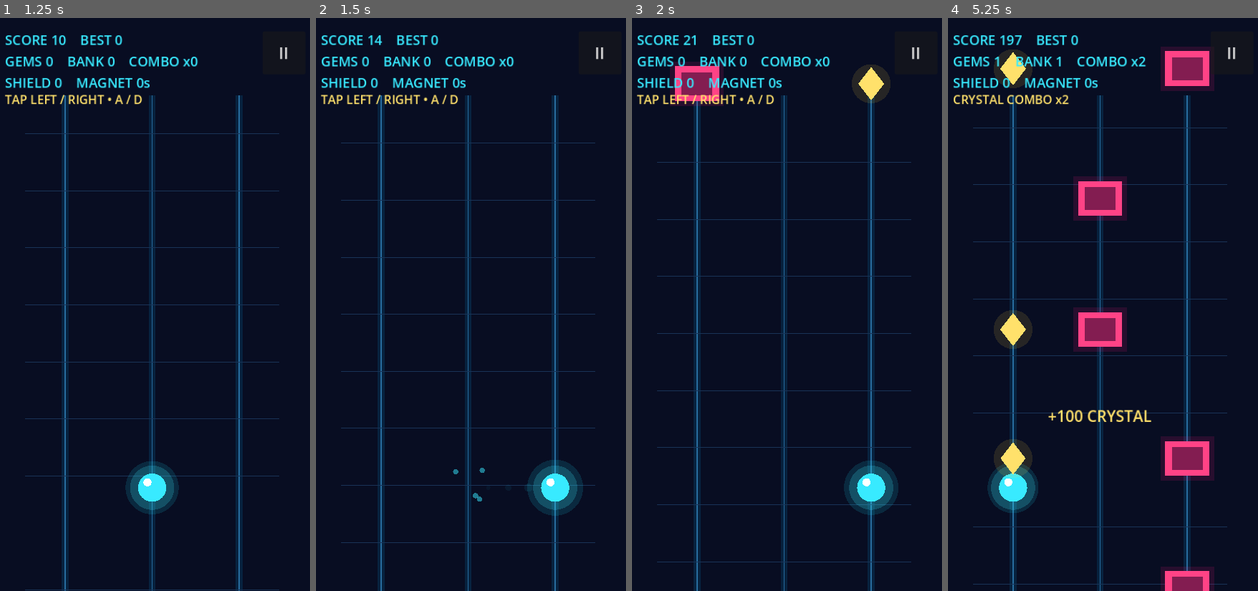
Above: before the commit, frames 1-4 (left to right).
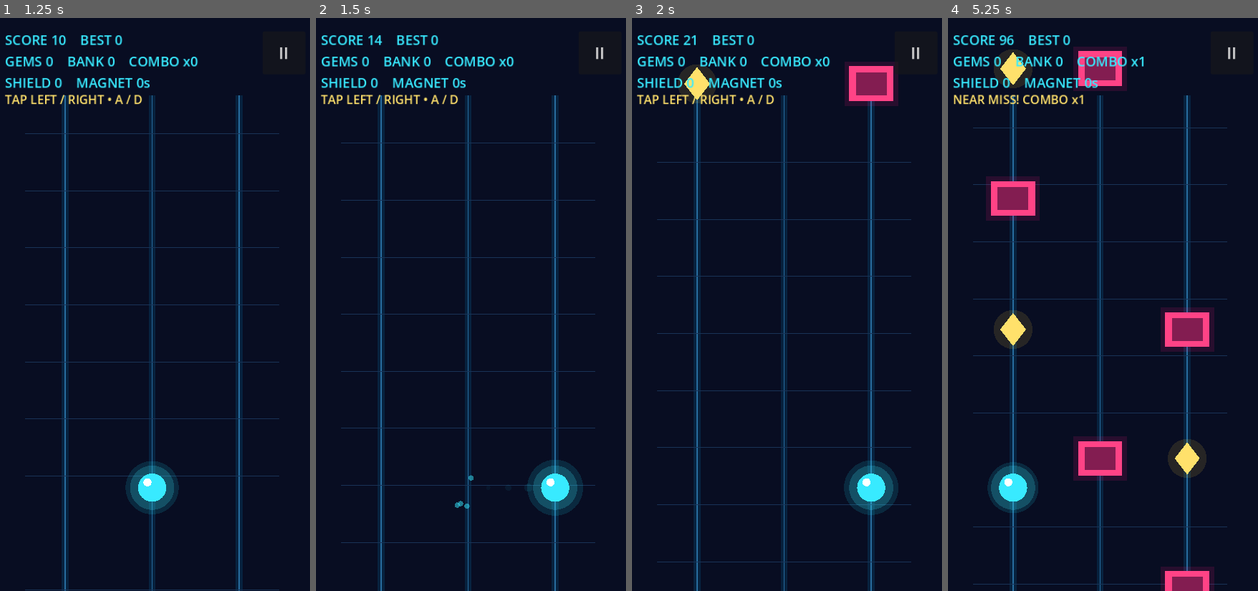
Above: after the commit, the same moments.

Repository: JoshKing15/neon-rush-android
Game: Godot game, scene res://scenes/main.tscn
The game is run twice, just before and just after one commit, with the same random seed, the same clock (stepped at 60 frames per second) and the same inputs.
Inputs (mouse positions are in pixels of both pictures, inside the frame that each line leads up to):
- Up to frame 1 (1.25 s): click "PLAY" at 0.5 s
- Up to frame 2 (1.5 s): move the mouse to (539, 275) at 1.27 s; hold D (move_right) from 1.28 s (still down); click (539, 275) at 1.42 s
- Up to frame 3 (2 s): keep holding D (move_right)
- Up to frame 4 (5.25 s): move the mouse to (1034, 333) at 2.02 s; release D (move_right) at 2.03 s; hold A (move_left) 2.03-2.78 s; move the mouse to (1130, 178) at 2.77 s; hold D (move_right) 2.78-4.28 s; move the mouse to (1084, 419) at 3.52 s; click (1084, 419) at 3.67 s; move the mouse to (1196, 390) at 4.27 s; hold A (move_left) from 4.28 s (still down); move the mouse to (1003, 218) at 5.02 s

Frame 1 is identical in both runs. In frame 2, 0.1% of the frame differs, in the area x 44-55%, y 78-86%; in frame 3, 2.4%; in frame 4, 12%, in the area x 1-86%, y 3-81%.

Commit message:
Fix reachable pattern suffix, swept block collisions and restart; isolate FX RNG

Diff:
--- a/scripts/game.gd
+++ b/scripts/game.gd
@@ -30,6 +30,8 @@
 const HARD := [["XX.", ".X.", "X.."], [".XX", "X..", "..X"], ["X.X", ".X.", "X.X"], ["..X", "X..", "..X"]]
 
 var rng := RandomNumberGenerator.new()
+var fx_rng := RandomNumberGenerator.new()
+var last_collision: Dictionary = {}
 var objects: Array[Dictionary] = []
 var lane := 1
 var player_x := 240.0
@@ -84,6 +86,7 @@
 
 func _ready() -> void:
 	rng.randomize()
+	fx_rng.randomize()
 	_load_best()
 	_load_profile()
 	_build_ui()
@@ -202,6 +205,8 @@
 
 func start_game() -> void:
 	lane = 1
+	last_collision.clear()
+	play_button.disabled = false
 	player_x = LANES[lane]
 	last_safe_lane = 1
 	objects.clear()
@@ -253,6 +258,7 @@
 		var seconds := int(mission_seconds)
 		mission_seconds -= float(seconds)
 		_advance_mission(1, seconds)
+	var previous_x := player_x
 	player_x = move_toward(player_x, LANES[lane], MOVE_SPEED * dt)
 	trails.append({"position": Vector2(player_x, PLAYER_Y), "life": 0.22})
 	if trails.size() > 12:
@@ -283,7 +289,8 @@
 		obj["y"] = next_y
 		var crosses := previous_y <= PLAYER_Y + HIT_Y and next_y >= PLAYER_Y - HIT_Y
 		var dx := absf(player_x - LANES[int(obj["lane"])])
-		if crosses and obj["kind"] == "block" and dx <= HIT_X and invulnerable <= 0.0:
+		var collision := _swept_hit(previous_x, player_x, previous_y, next_y, LANES[int(obj["lane"])])
+		if collision and obj["kind"] == "block" and invulnerable <= 0.0:
 			if shield_charges > 0:
 				shield_charges -= 1
 				invulnerable = 1.0
@@ -292,6 +299,7 @@
 				objects.remove_at(i)
 				continue
 			objects[i] = obj
+			last_collision = {"kind": "block", "lane": int(obj["lane"]), "obstacle_y": next_y, "player_x": player_x, "previous_x": previous_x, "target_lane": lane, "speed": speed, "elapsed": elapsed}
 			_end_game()
 			break
 		if crosses and (obj["kind"] == "shield" or obj["kind"] == "magnet") and dx <= HIT_X:
@@ -336,6 +344,16 @@
 	_refresh_hud()
 	queue_redraw()
 
+func _swept_hit(x0: float, x1: float, y0: float, y1: float, block_x: float) -> bool:
+	if y1 < PLAYER_Y - HIT_Y or y0 > PLAYER_Y + HIT_Y:
+		return false
+	var dy := y1 - y0
+	var enter := clampf((PLAYER_Y - HIT_Y - y0) / dy, 0.0, 1.0) if dy > 0.0 else 0.0
+	var leave := clampf((PLAYER_Y + HIT_Y - y0) / dy, 0.0, 1.0) if dy > 0.0 else 1.0
+	var xa := lerpf(x0, x1, enter)
+	var xb := lerpf(x0, x1, leave)
+	return minf(xa, xb) <= block_x + HIT_X and maxf(xa, xb) >= block_x - HIT_X
+
 func _spawn_row() -> void:
 	if queued_rows.is_empty():
 		var tier := 0
@@ -364,7 +382,7 @@
 	# Prefer reachable safe lane closest to previous planned path.
 	var reachable: Array[int] = []
 	for n in safe:
-		if absi(n - last_safe_lane) <= 1:
+		if absi(n - last_safe_lane) <= 1 and _pattern_reachable(queued_rows, n):
 			reachable.append(n)
 	if not reachable.is_empty():
 		last_safe_lane = reachable[rng.randi_range(0, reachable.size() - 1)]
@@ -488,8 +506,8 @@
 	for i in range(count):
 		if sparks.size() >= 80:
 			sparks.pop_front()
-		var angle := rng.randf_range(0.0, TAU)
-		sparks.append({"position": origin, "velocity": Vector2(cos(angle), sin(angle)) * rng.randf_range(65.0, 180.0), "life": 0.4, "color": tint})
+		var angle := fx_rng.randf_range(0.0, TAU)
+		sparks.append({"position": origin, "velocity": Vector2(cos(angle), sin(angle)) * fx_rng.randf_range(65.0, 180.0), "life": 0.4, "color": tint})
 
 func _feedback(message: String) -> void:
 	feedback = message
